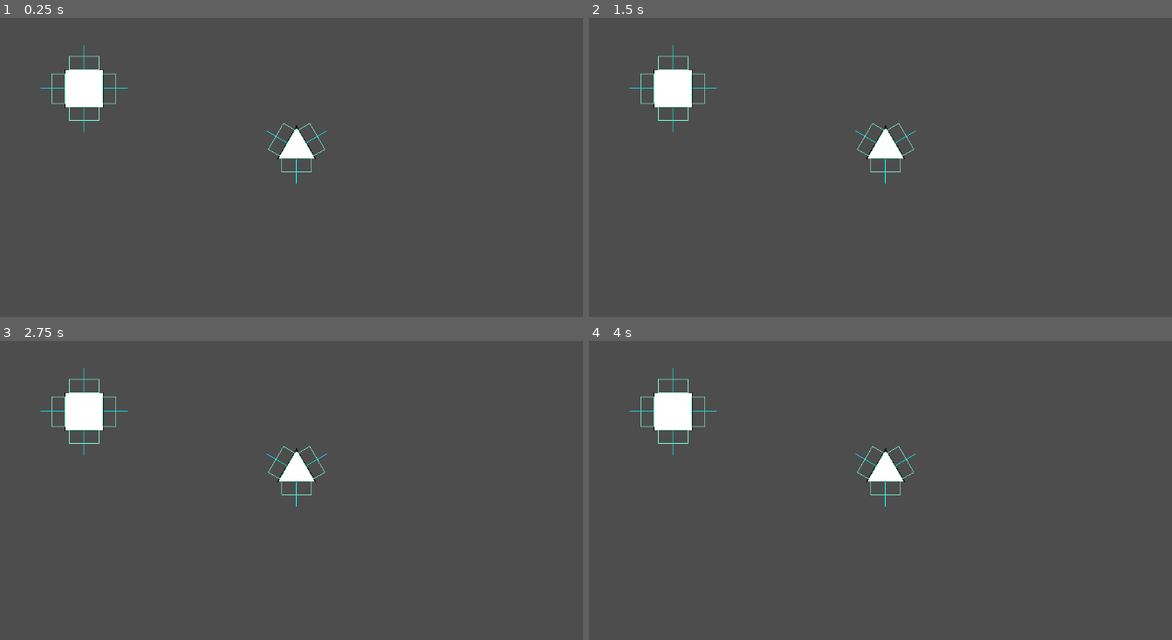
Above: before the commit, frames 1-4 (two rows, left to right).
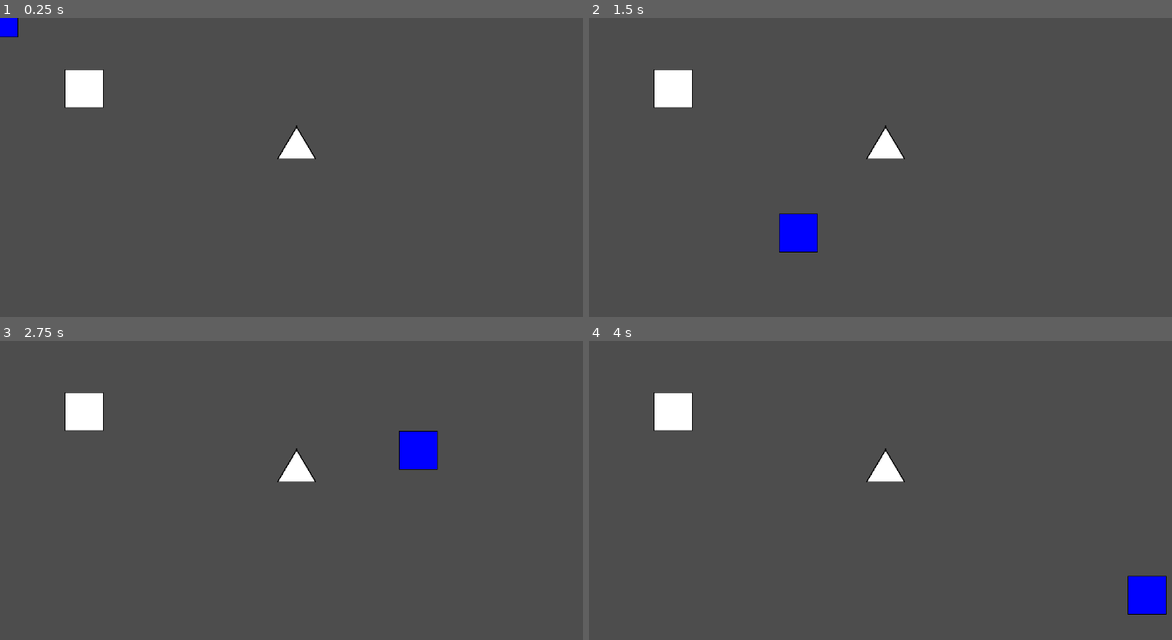
Above: after the commit, the same moments.

Repository: Laozey/StarBit
Game: Godot game, scene res://Scenes/Tests/brush_test_scene.tscn
The game is run twice, just before and just after one commit, with the same random seed, the same clock (stepped at 60 frames per second) and the same inputs. The project has no main scene, so this scene is started directly.
Inputs (mouse positions are in pixels of both pictures, inside the frame that each line leads up to):
- Up to frame 1 (0.25 s): no input
- Up to frame 2 (1.5 s): tap Enter at 0.5 s; move the mouse to (1090, 194) at 0.52 s; hold D (move_right) 0.53-1.28 s; tap Space at 1.25 s; move the mouse to (798, 233) at 1.27 s; hold S (move_down) from 1.28 s (still down)
- Up to frame 3 (2.75 s): tap Enter at 2 s; move the mouse to (419, 451) at 2.02 s; release S (move_down) at 2.03 s; hold D (move_right) from 2.03 s (still down)
- Up to frame 4 (4 s): tap Space at 2.75 s; move the mouse to (903, 616) at 2.77 s; release D (move_right) at 2.78 s; hold W (move_up) 2.78-3.53 s; tap Enter at 3.5 s; move the mouse to (1148, 595) at 3.52 s; hold A (move_left) from 3.53 s (still down)

The runs differ from the first frame. In frame 1, 0.7% of the frame differs, in the area x 0-57%, y 0-56%; in frame 2, 1.3%; in frame 3, 1.4%; in frame 4, 1.4%, in the area x 6-100%, y 9-92%.

Commit message:
Improved and refactored brush class so it shows module preview and snaps to ports

Diff:
--- /dev/null
+++ b/Art/Shaders/preview_shader.gdshader
@@ -0,0 +1,6 @@
+shader_type canvas_item;
+
+void fragment() {
+	vec4 tex = texture(TEXTURE, UV);
+	COLOR = vec4(0, 0, tex.b, tex.a);
+}
--- /dev/null
+++ b/Art/Shaders/preview_shader_material.tres
@@ -0,0 +1,7 @@
+[gd_resource type="ShaderMaterial" load_steps=2 format=3 uid="uid://vl55n22t7sok"]
+
+[ext_resource type="Shader" path="res://Art/Shaders/preview_shader.gdshader" id="1_g8j4k"]
+
+[resource]
+resource_local_to_scene = true
+shader = ExtResource("1_g8j4k")
--- a/Scenes/Spaceship/module.tscn
+++ b/Scenes/Spaceship/module.tscn
@@ -2,11 +2,12 @@
 
 [ext_resource type="Script" path="res://Scripts/Spaceship/Module.gd" id="1_4sqs6"]
 
-[node name="Module" type="Area2D" groups=["Ports"]]
+[node name="Module" type="Area2D"]
 script = ExtResource("1_4sqs6")
 metadata/_edit_group_ = true
 
 [node name="Sprite2D" type="Sprite2D" parent="."]
+use_parent_material = true
 
 [node name="CollisionPolygon2D" type="CollisionPolygon2D" parent="."]
 
--- a/Scenes/Spaceship/port.tscn
+++ b/Scenes/Spaceship/port.tscn
@@ -12,3 +12,5 @@
 position = Vector2(0, 10)
 shape = SubResource("RectangleShape2D_f5uts")
 debug_color = Color(0, 0.6, 0.701961, 0.419608)
+
+[connection signal="part_added" from="." to="." method="_on_part_added"]
--- a/Scenes/Spaceship/square.tscn
+++ b/Scenes/Spaceship/square.tscn
@@ -2,13 +2,13 @@
 
 [ext_resource type="PackedScene" uid="uid://b5qsgyome4lp7" path="res://Scenes/Spaceship/module.tscn" id="1_suvbd"]
 [ext_resource type="Script" path="res://Scripts/Spaceship/Square.gd" id="2_a78ol"]
-[ext_resource type="Texture2D" uid="uid://c6niiu40wewgr" path="res://Sprites/Square.png" id="3_bpow4"]
+[ext_resource type="Texture2D" uid="uid://c6niiu40wewgr" path="res://Art/Sprites/Square.png" id="3_vpc2t"]
 
 [node name="Square" instance=ExtResource("1_suvbd")]
 script = ExtResource("2_a78ol")
 
 [node name="Sprite2D" parent="." index="0"]
-texture = ExtResource("3_bpow4")
+texture = ExtResource("3_vpc2t")
 
 [node name="CollisionPolygon2D" parent="." index="1"]
 polygon = PackedVector2Array(32, 32, 32, -32, -32, -32, -32, 32)
--- a/Scenes/Spaceship/triangle.tscn
+++ b/Scenes/Spaceship/triangle.tscn
@@ -2,13 +2,13 @@
 
 [ext_resource type="PackedScene" uid="uid://b5qsgyome4lp7" path="res://Scenes/Spaceship/module.tscn" id="1_3qbcp"]
 [ext_resource type="Script" path="res://Scripts/Spaceship/Triangle.gd" id="2_ffia0"]
-[ext_resource type="Texture2D" uid="uid://dk8syqtf0l85e" path="res://Sprites/Triangle.png" id="3_l8m4o"]
+[ext_resource type="Texture2D" uid="uid://dk8syqtf0l85e" path="res://Art/Sprites/Triangle.png" id="3_m2fug"]
 
 [node name="Triangle" instance=ExtResource("1_3qbcp")]
 script = ExtResource("2_ffia0")
 
 [node name="Sprite2D" parent="." index="0"]
-texture = ExtResource("3_l8m4o")
+texture = ExtResource("3_m2fug")
 
 [node name="CollisionPolygon2D" parent="." index="1"]
 polygon = PackedVector2Array(0, -23, -32, 32, 32, 32)
--- a/Scenes/Tests/brush_test_scene.tscn
+++ b/Scenes/Tests/brush_test_scene.tscn
@@ -6,11 +6,11 @@
 
 [node name="brush_test_scene" type="Node2D"]
 
-[node name="Square" parent="." instance=ExtResource("1_5hxls")]
+[node name="Square" parent="." groups=["Ports"] instance=ExtResource("1_5hxls")]
 position = Vector2(139, 117)
 
 [node name="Brush" parent="." instance=ExtResource("2_m3ucj")]
 position = Vector2(-2, 0)
 
-[node name="Triangle" parent="." instance=ExtResource("3_ohmr8")]
+[node name="Triangle" parent="." groups=["Ports"] instance=ExtResource("3_ohmr8")]
 position = Vector2(490, 202)
--- a/Scenes/brush.tscn
+++ b/Scenes/brush.tscn
@@ -11,3 +11,6 @@
 
 [node name="CollisionShape2D" type="CollisionShape2D" parent="."]
 shape = SubResource("CircleShape2D_wb4tm")
+
+[connection signal="area_entered" from="." to="." method="_on_area_entered"]
+[connection signal="area_exited" from="." to="." method="_on_area_exited"]
--- a/Scripts/Brush.gd
+++ b/Scripts/Brush.gd
@@ -1,42 +1,63 @@
 extends Area2D
 
-@export var current : Module
-var target_port : Port:
-	get:
-		return target_port
-	set(value):
-		target_port = value
-		if value != null:
-			target_port.targeted = true
+@export var module_scene = preload("res://Scenes/Spaceship/square.tscn")
+@onready var preview_shader_material = preload("res://Art/Shaders/preview_shader_material.tres")
+var brush_content
+var is_module_on_target = false
+var target_port = null
+var ports_in_range: Array[Port]
 
-var mouse_pos : Vector2
+func _ready():
+	set_brush_content(module_scene)
 
-func _input(event):
-	if event is InputEventMouseMotion:
-		mouse_pos = event.global_position
-		move_brush()
-		set_nearest_target_port()
+func _input(_event):
+	position = get_global_mouse_position()
 
-func move_brush():
-	position = mouse_pos
+	if ports_in_range.size() > 0:
+		var port = select_nearest_port()
+		if target_port != port:
+			target_port = port
+			attach_preview()
+	elif is_module_on_target:
+		swap_preview(self)
+		brush_content.position = Vector2.ZERO
+		is_module_on_target = false
 
-# set the nearest port in range as the new target
-func set_nearest_target_port():
-	var ports = get_overlapping_areas().filter(func(area): return area is Port)
-	replace_target_port()
-	if ports.size() > 0:
-		target_port = ports[0]
-		for i in range(1, ports.size()):
-			swap_target_port(ports[i])
+func _on_area_entered(area):
+	if area is Port:
+		ports_in_range.append(area)
 
-# swap target port with new one based on distance
-func swap_target_port(new_port):
-	var dist_new = new_port.global_position.distance_squared_to(mouse_pos)
-	var dist_target_port = target_port.global_position.distance_squared_to(mouse_pos)
-	if dist_new < dist_target_port:
-		replace_target_port(new_port)
+func _on_area_exited(area):
+	if area is Port:
+		ports_in_range.remove_at(ports_in_range.find(area))
 
-func replace_target_port(new_port: Port = null):
-	if target_port != null:
-		target_port.targeted = false
-	target_port = new_port
+func set_brush_content(scene):
+	brush_content = scene.instantiate()
+	add_child(brush_content)
+	brush_content.deactivate_ports()
+	brush_content.material = preview_shader_material
+
+func select_nearest_port():
+	var port = ports_in_range[0]
+	var smaller_dist = global_position.distance_to(port.global_position)
+	for i in range(1, ports_in_range.size()):
+		var dist = global_position.distance_to(ports_in_range[i].global_position)
+		if dist < smaller_dist:
+			port = ports_in_range[i]
+			smaller_dist = dist
+
+	return port
+
+func attach_preview():
+	swap_preview(target_port)
+	is_module_on_target = true
+	target_port.part_added.emit(brush_content)
+
+func swap_preview(new_parent):
+	var parent = brush_content.get_parent()
+	brush_content.visible = true
+
+	if parent != null:
+		parent.remove_child(brush_content)
+
+	new_parent.add_child(brush_content)
--- a/Scripts/Spaceship/Module.gd
+++ b/Scripts/Spaceship/Module.gd
@@ -1,17 +1,18 @@
 extends Area2D
 class_name Module
 
-var port = preload("res://Scenes/Spaceship/port.tscn")
+var port_scene = preload("res://Scenes/Spaceship/port.tscn")
+var side_length = 0
 
 func _ready():
 	instantiate_ports()
 
 func instantiate_ports() :
 	var vertecies : PackedVector2Array = $CollisionPolygon2D.polygon
-
+	side_length = vertecies[0].distance_to(vertecies[1])
 	for i in range(vertecies.size()):
 		# new port instantiation
-		var new_port := port.instantiate()
+		var new_port := port_scene.instantiate()
 		$Ports.add_child(new_port)
 		new_port.name = "Port_" + str(i)
 
@@ -27,4 +28,8 @@
 		# setup new port
 		var collision_shape : CollisionShape2D = new_port.get_node("CollisionShape2D")
 		if (collision_shape != null):
-			collision_shape.shape.size = Vector2(start.distance_to(end) * 0.75, collision_shape.shape.size.y)
+			collision_shape.shape.size.x = side_length * 0.75
+
+func deactivate_ports():
+	for port in $Ports.get_children():
+		port.deactivate_port()
--- a/Scripts/Spaceship/Port.gd
+++ b/Scripts/Spaceship/Port.gd
@@ -1,18 +1,20 @@
 extends Area2D
 class_name Port
 
-var targeted : bool = false :
-	get:
-		return targeted
-	set(value):
-		queue_redraw()
-		targeted = value
+var attached_part
 
-func _draw():
-	var color = Color.DARK_ORANGE if targeted else Color.AQUAMARINE
-	var rect = $CollisionShape2D.shape.get_rect()
-	rect.size += Vector2.ONE * 2
-	rect.position.y += rect.size.y/2 - 2.
-	rect.position.x -= 1.
-	draw_rect(rect, color, false)
-	draw_line(Vector2.ZERO, $CollisionShape2D.position*4., Color.AQUA)
+signal part_added(area: Area2D)
+
+#func _draw():
+#	var rect = $CollisionShape2D.shape.get_rect()
+#	rect.size += Vector2.ONE * 2
+#	rect.position.y += rect.size.y/2 - 2.
+#	rect.position.x -= 1.
+#	draw_rect(rect, Color.DARK_ORANGE, false)
+#	draw_line(Vector2.ZERO, $CollisionShape2D.position*4., Color.AQUA)
+
+func _on_part_added(area):
+	area.position = Vector2(0, area.side_length/2)
+
+func deactivate_port():
+	$CollisionShape2D.disabled = true
Renamed: Sprites/Square.png -> Art/Sprites/Square.png
Not shown, changed: Art/Sprites/Square.png.import
Renamed: Sprites/Triangle.png -> Art/Sprites/Triangle.png
Not shown, changed: Art/Sprites/Triangle.png.import
